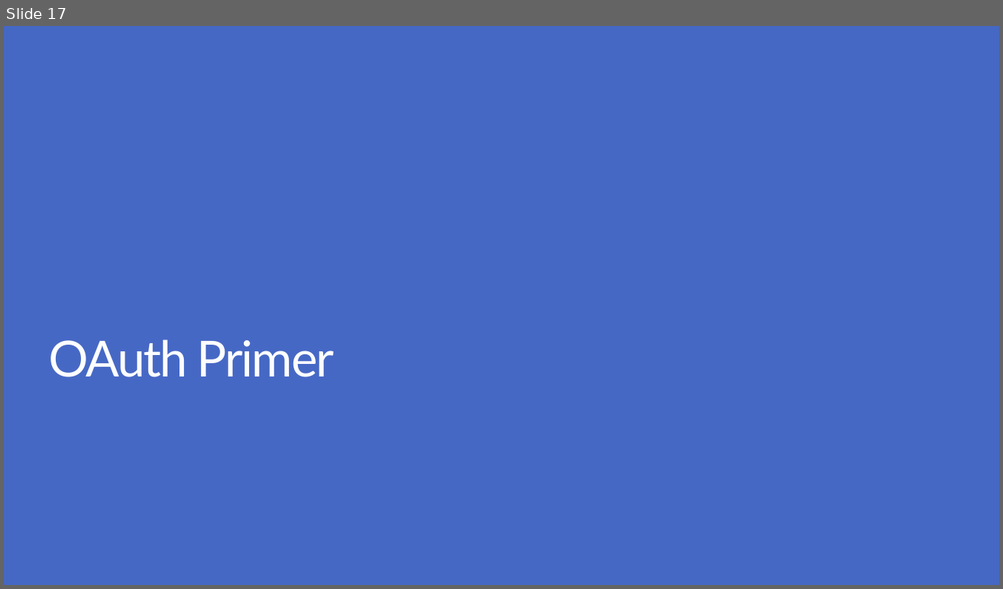
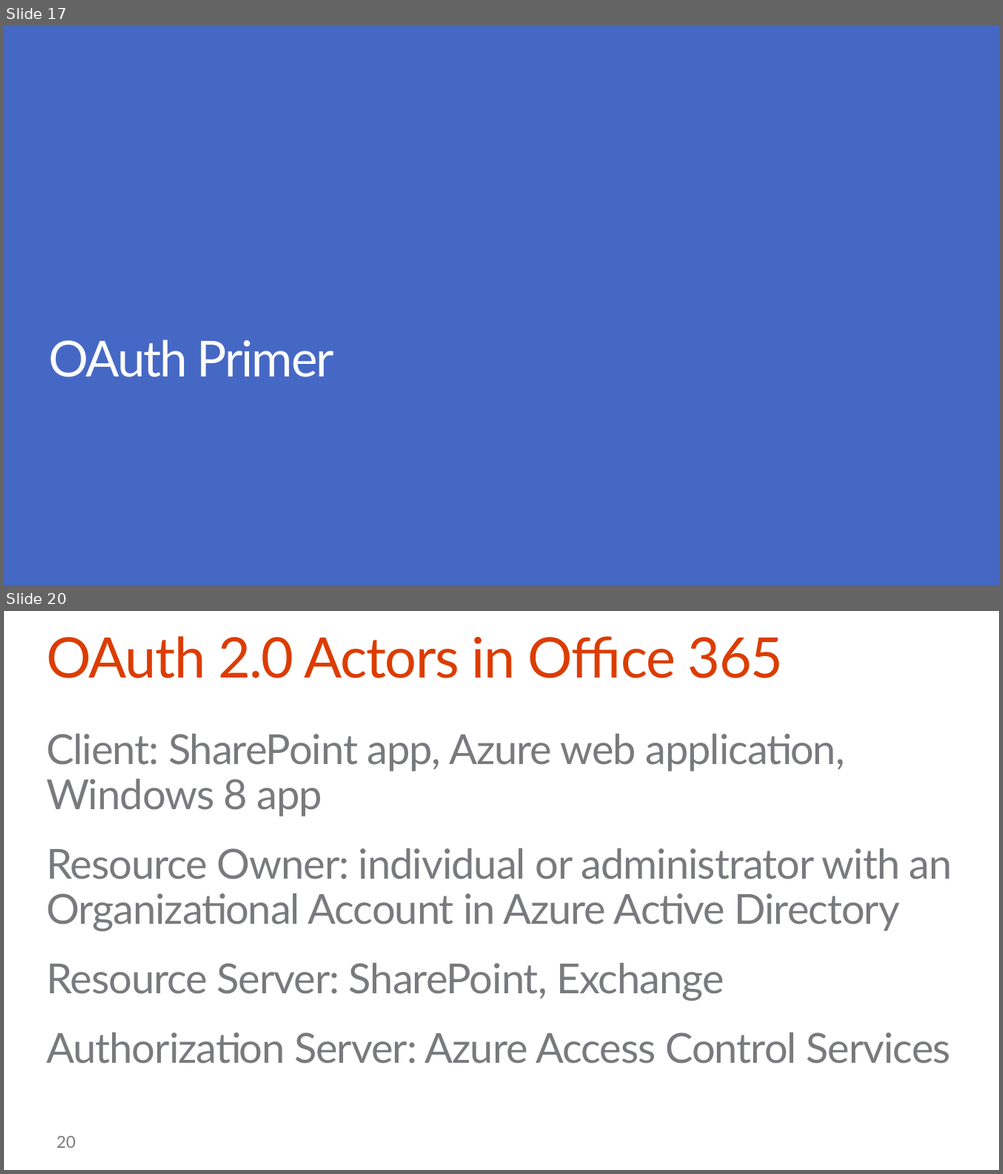
Before and after one commit to OfficeDev/TrainingContent, a slide deck: O3652-7 Deep Dive into Security and OAuth/O3652-7 Deep Dive into Security and OAuth.pptx. Shown one above the other, each under a label of ours: slide 17 before the commit, slides 17 and 20 after it; the slides between them are not shown. The pictures are 1003x589 and 1003x1174 pixels, drawn with LibreOffice and Linux fonts; fonts in the diff are those of the drawing; background and template pictures are left out. Boxes give left, top, right and bottom in pixels: in the first picture for what was removed or moved away, otherwise in the second. Text is boxed around its words. In the diff, an @@ line names an element or a change of style, - is before the commit and + after.

```diff
--- a/O3652-7 Deep Dive into Security and OAuth/O3652-7 Deep Dive into Security and OAuth.pptx
+++ b/O3652-7 Deep Dive into Security and OAuth/O3652-7 Deep Dive into Security and OAuth.pptx
@@ slide 20 added at (x1=4, y1=611, x2=999, y2=1170), background #FFFFFF @@
@@ title added at (x1=46, y1=636, x2=783, y2=678), 54 pt, text #DC3C00 @@
+OAuth 2.0 Actors in Office 365
@@ text added at (x1=46, y1=734, x2=952, y2=1064), 40 pt, text #797A7D @@
+Client: SharePoint app, Azure web application, Windows 8 app
+Resource Owner: individual or administrator with an Organizational Account in Azure Active Directory
+Resource Server: SharePoint, Exchange
+Authorization Server: Azure Access Control Services
@@ page number added at (x1=57, y1=1136, x2=76, y2=1148), 16 pt, text #797A7D @@
+20
```
Also in this commit, not shown: 13 slides changed, 48 other slides added, 13 slides removed.
